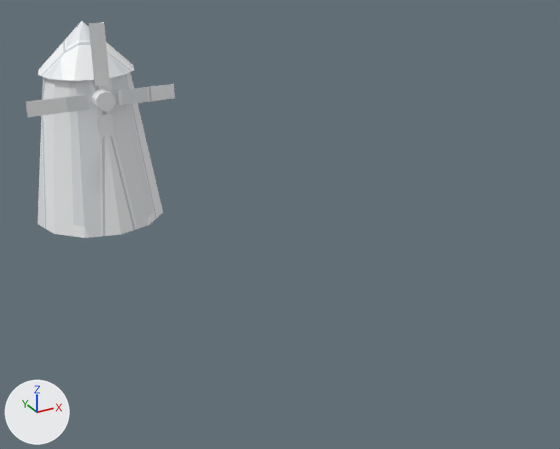
A saved change to the glTF model godot_demo/assets/Windmill.glb.
One viewpoint serves both versions: a camera (50 mm lens) standing at (-8.23, -9.02, 6.74) and looking at (-1.62, 3.01, 0.72). Every picture has the same lights, and +X, +Y and +Z are marked at lower left. The first picture is the older version. Vertices at exactly the same position are counted once.

In view in the first picture: 'Windmill'.
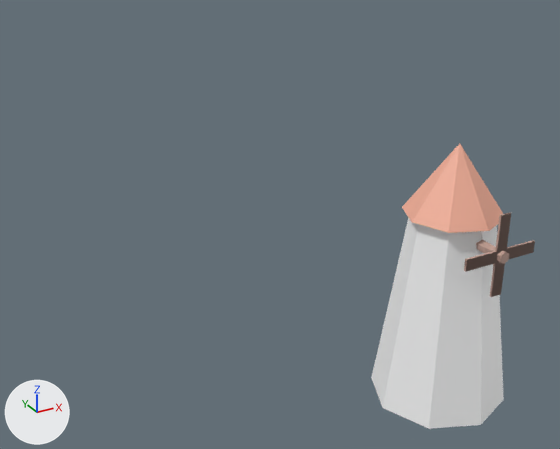
Edits to the bpy script that builds the scene:
```text
Add mat_m_housewood_001:
    mat_m_housewood_001 = principled_material('M_HouseWood.001')
    mat_m_housewood_001.base_color = (0.553, 0.357, 0.298)  # beige #c4a194
Add mat_m_propwhite_002:
    mat_m_propwhite_002 = principled_material('M_PropWhite.002')
    mat_m_propwhite_002.base_color = (0.973, 0.976, 0.98)  # white #fcfcfd
Add mat_m_houseroof_001:
    mat_m_houseroof_001 = principled_material('M_HouseRoof.001')
    mat_m_houseroof_001.base_color = (0.906, 0.435, 0.318)  # beige #f4b099
Change me_cone_003:
    used by ob_windmill; location = (-4.0, 7.0, 1.6)
    remove me_cone_003.from_pydata(...)  # 89 vertices, 150 faces; spans x -1.5..1.5, y -1.4..1.4, z -1.6..2.7
    remove me_cone_003.materials.append(mat_m_texstone)  # picture img_tex_building_stone
    add me_cone_003.from_pydata(...)  # 69 vertices, 110 faces; spans x -1.2..1.2, y -1.25..1.2, z -1.75..2.95
    me_cone_003 part 1: a new loose piece, an 8-sided cut cone along z (radius 1.2 at the low end, 0.7 at the high end) spanning x -1.2..1.2, y -1.2..1.2, z -1.75..1.75, in mat_m_propwhite_002 (white #fcfcfd)
    me_cone_003 part 2: a new loose piece, an 8-sided cone pointing to +z spanning x -0.85..0.85, y -0.85..0.85, z 1.75..2.95, in mat_m_houseroof_001 (beige #f4b099)
    me_cone_003 part 3: a new loose piece, a 6-sided cylinder along y spanning x -0.09..0.09, y -1.25..-0.45, z 1.35..1.55, in mat_m_housewood_001 (beige #c4a194)
    me_cone_003 part 4: a new loose piece, a box spanning x -0.1..0.1, y -1.17..-1.13, z 0.75..2.15, in mat_m_housewood_001 (beige #c4a194)
    me_cone_003 part 5: a new loose piece, a box spanning x -0.7..0.7, y -1.17..-1.13, z 1.35..1.55, in mat_m_housewood_001 (beige #c4a194)
    me_cone_003 part 6: a new loose piece, a box spanning x -0.1..0.1, y -1.17..-1.13, z 0.75..2.15, in mat_m_housewood_001 (beige #c4a194)
    me_cone_003 part 7: a new loose piece, a box spanning x -0.7..0.7, y -1.17..-1.13, z 1.35..1.55, in mat_m_housewood_001 (beige #c4a194)
    me_cone_003 part 8: the loose piece of 24 vertices spanning x -1.4..1.4, y -1.4..1.4, z -1.6..1.6 is deleted
    me_cone_003 part 9: the loose piece of 20 vertices spanning x -0.19..0.19, y -1.2..-0.8, z 1.0..1.4 is deleted
    me_cone_003 part 10: the loose piece of 13 vertices spanning x -1.0..1.0, y -1.0..1.0, z 1.6..2.6 is deleted
    me_cone_003 part 11: the loose piece of 8 vertices spanning x 0.3..1.5, y -1.06..-1.04, z 1.05..1.35 is deleted
    me_cone_003 part 12: the loose piece of 8 vertices spanning x -0.15..0.15, y -1.06..-1.04, z -0.3..0.9 is deleted
    me_cone_003 part 13: the loose piece of 8 vertices spanning x -1.5..-0.3, y -1.06..-1.04, z 1.05..1.35 is deleted
    me_cone_003 part 14: the loose piece of 8 vertices spanning x -0.15..0.15, y -1.06..-1.04, z 1.5..2.7 is deleted
    add me_cone_003.materials.append(mat_m_propwhite_002)  # white #fcfcfd
    add me_cone_003.materials.append(mat_m_houseroof_001)  # beige #f4b099
    add me_cone_003.materials.append(mat_m_housewood_001)  # beige #c4a194
Change ob_windmill:
    ob_windmill.location: (-4.0, 7.0, 1.6) -> (0.0, 0.0, 0.0)
```

Location of each change, [x1, y1, x2, y2] in pixels of the pictures (560 x 449 px):
'Windmill', reshaped, moved (10% wider, 32% taller)
    before: [26, 21, 175, 238]
    after: [371, 143, 535, 429]
part 1 of me_cone_003, added
    after: [371, 217, 504, 429]
part 2 of me_cone_003, added (beige)
    after: [402, 143, 503, 233]
part 3 of me_cone_003, added
    after: [476, 240, 509, 264]
part 4 of me_cone_003, added
    after: [492, 212, 511, 297]
part 5 of me_cone_003, added
    after: [465, 240, 535, 271]
part 6 of me_cone_003, added (beige)
    after: [490, 213, 511, 297]
part 7 of me_cone_003, added (beige)
    after: [464, 241, 535, 272]
part 8 of me_cone_003, deleted
    before: [38, 72, 163, 238]
part 9 of me_cone_003, deleted
    before: [92, 89, 115, 111]
part 10 of me_cone_003, deleted
    before: [38, 21, 135, 81]
part 11 of me_cone_003, deleted
    before: [118, 84, 175, 105]
part 12 of me_cone_003, deleted
    before: [97, 114, 115, 144]
part 13 of me_cone_003, deleted
    before: [26, 94, 90, 117]
part 14 of me_cone_003, deleted
    before: [89, 22, 110, 86]
